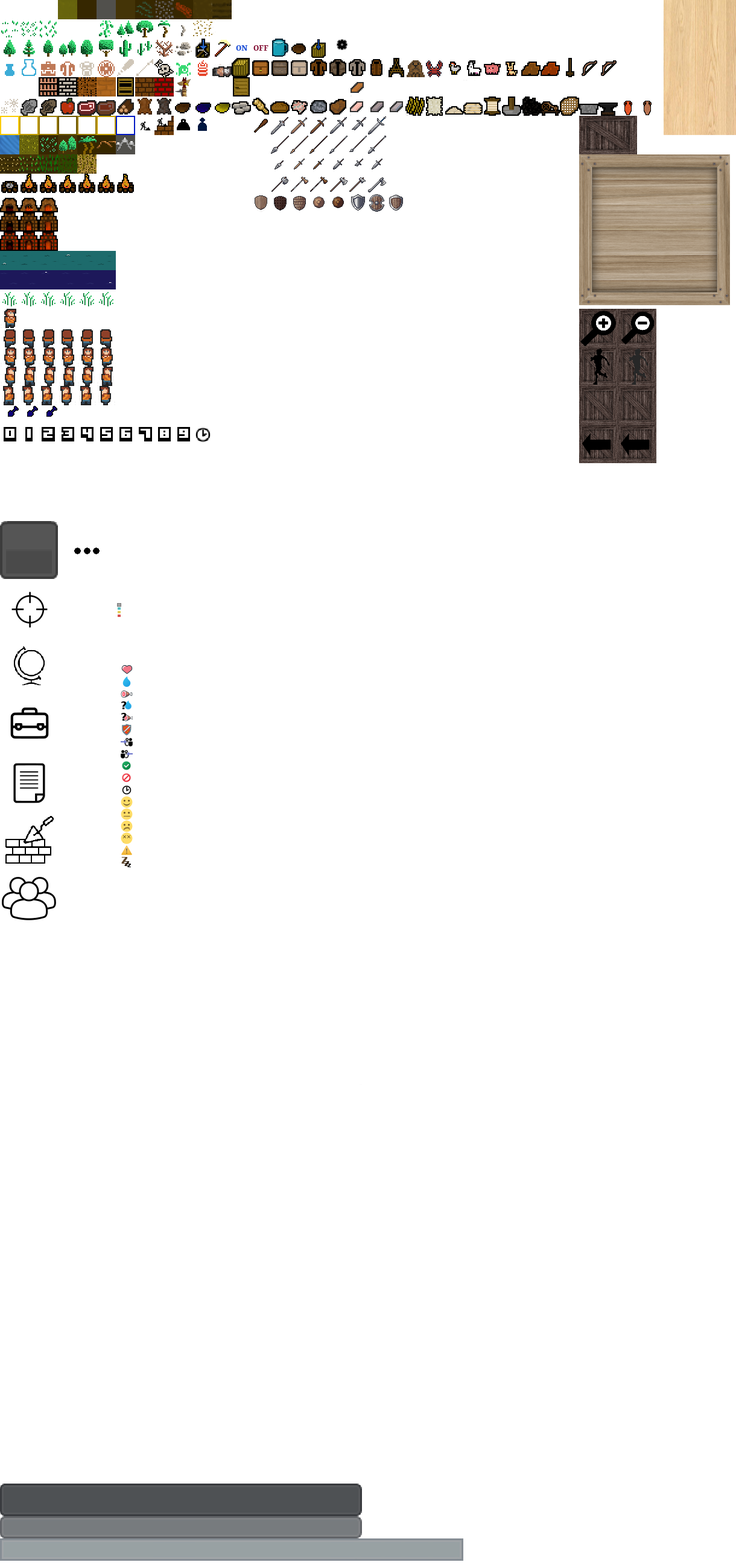
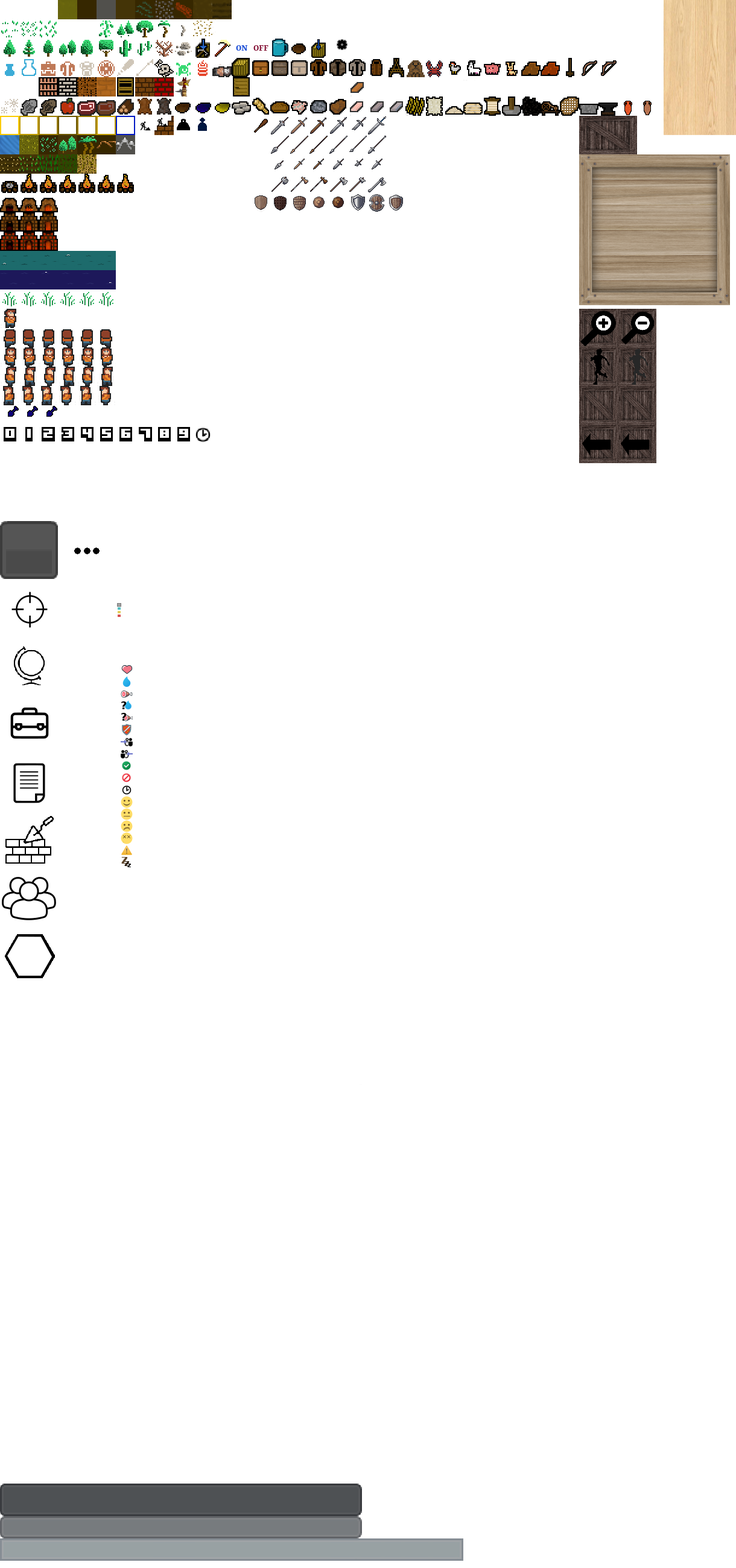
Layered file, before and after one edit (w=736, h=1568). Changes by layer:
painted on "crate2_diffuse.png" over [4, 934, 55, 979]
